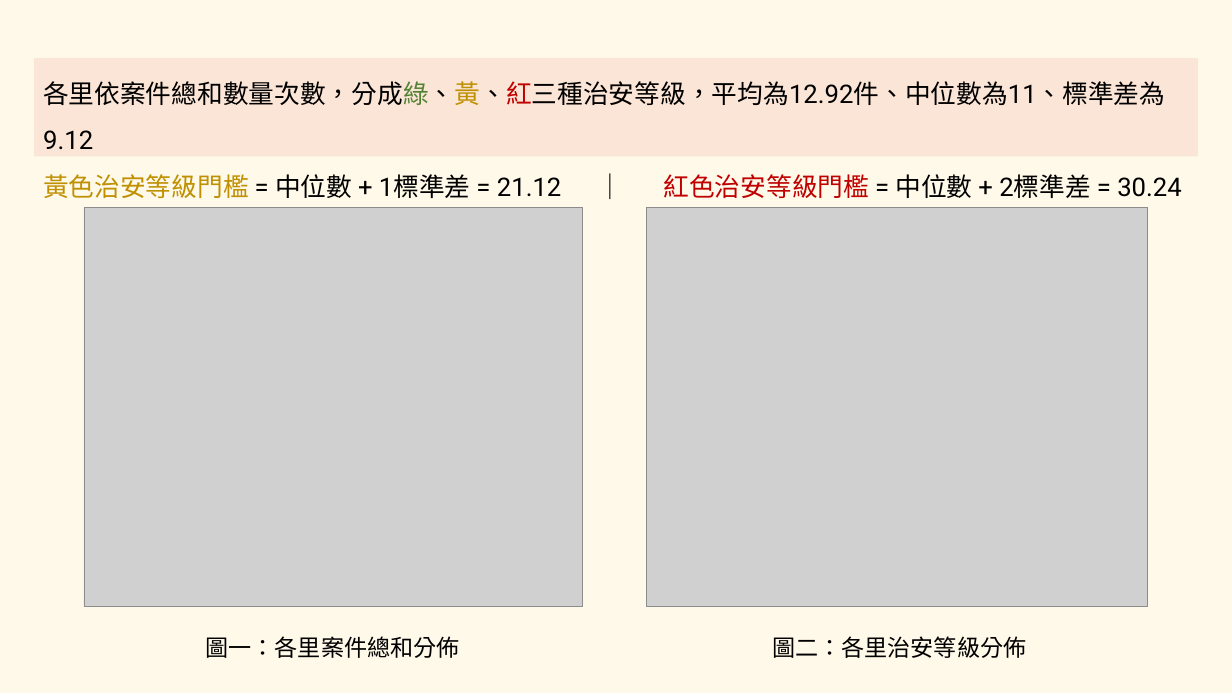
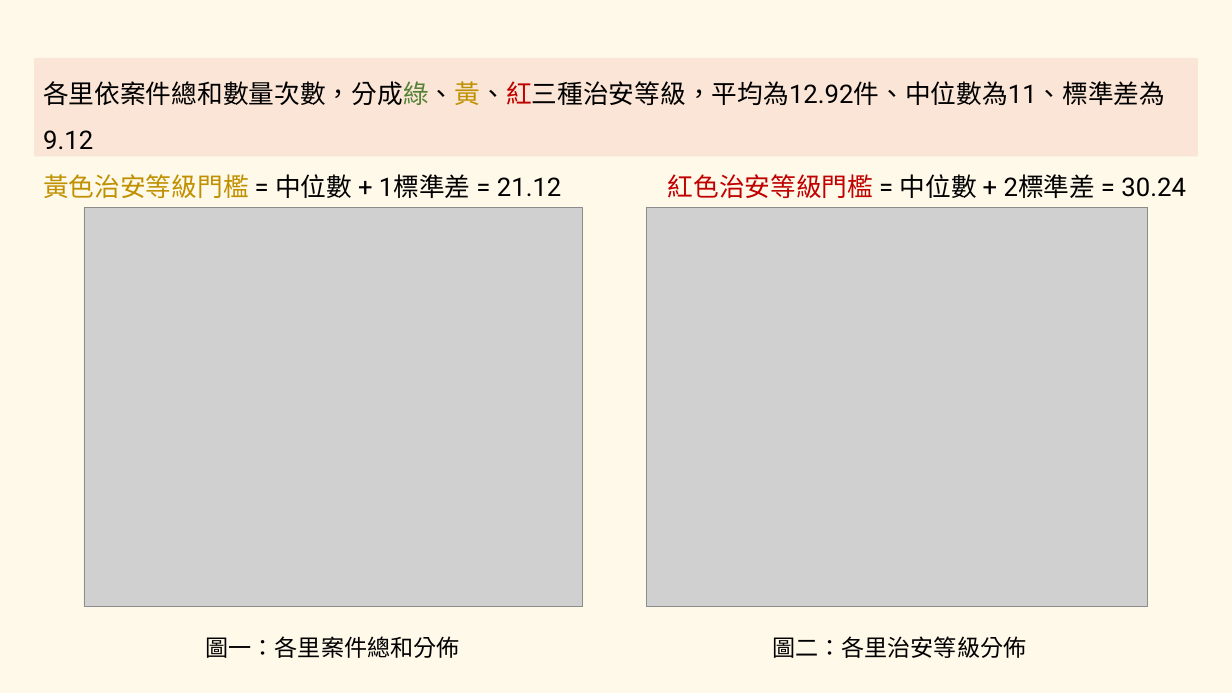
Before and after one commit to chiawen0104/taipei_safe, a slide deck: slide 3 of demo/static/images/analysis.pptx. Drawn at 1232x693 pixels with LibreOffice and Linux fonts; fonts in the diff are those of the drawing; grey boxes stand for pictures. Boxes give left, top, right and bottom in pixels: in the first picture for what was removed or moved away, otherwise in the second. Text is boxed around its words. In the diff, an @@ line names an element or a change of style, - is before the commit and + after.

```diff
--- a/demo/static/images/analysis.pptx
+++ b/demo/static/images/analysis.pptx
@@ text in rectangle at <box>43,174,1186,198</box>: text changed @@
-黃色治安等級門檻 = 中位數 + 1標準差 = 21.12 ｜ 紅色治安等級門檻 = 中位數 + 2標準差 = 30.24
+黃色治安等級門檻 = 中位數 + 1標準差 = 21.12 紅色治安等級門檻 = 中位數 + 2標準差 = 30.24
```
Also in this commit, not shown: 1 other file.
